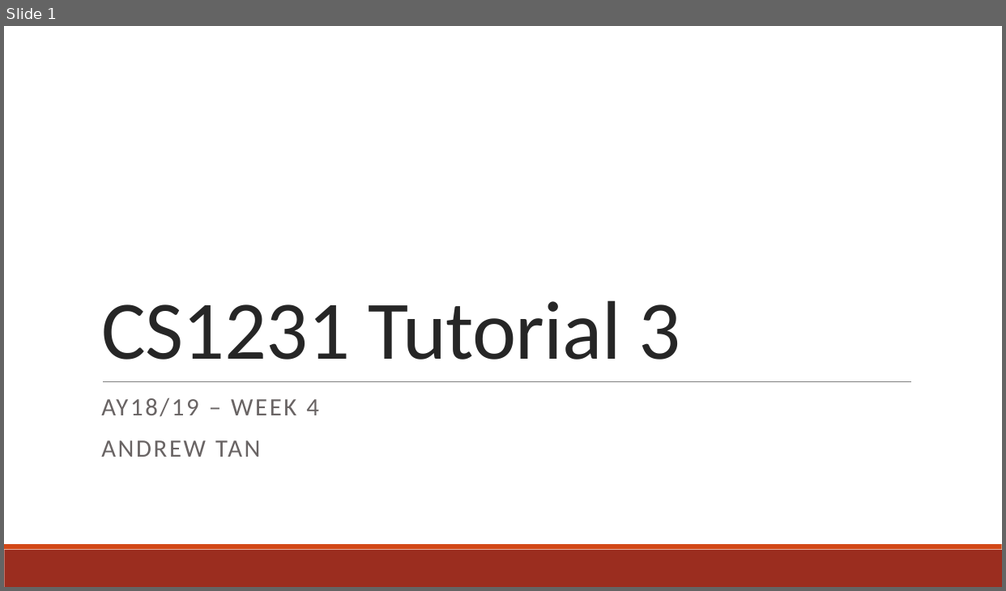
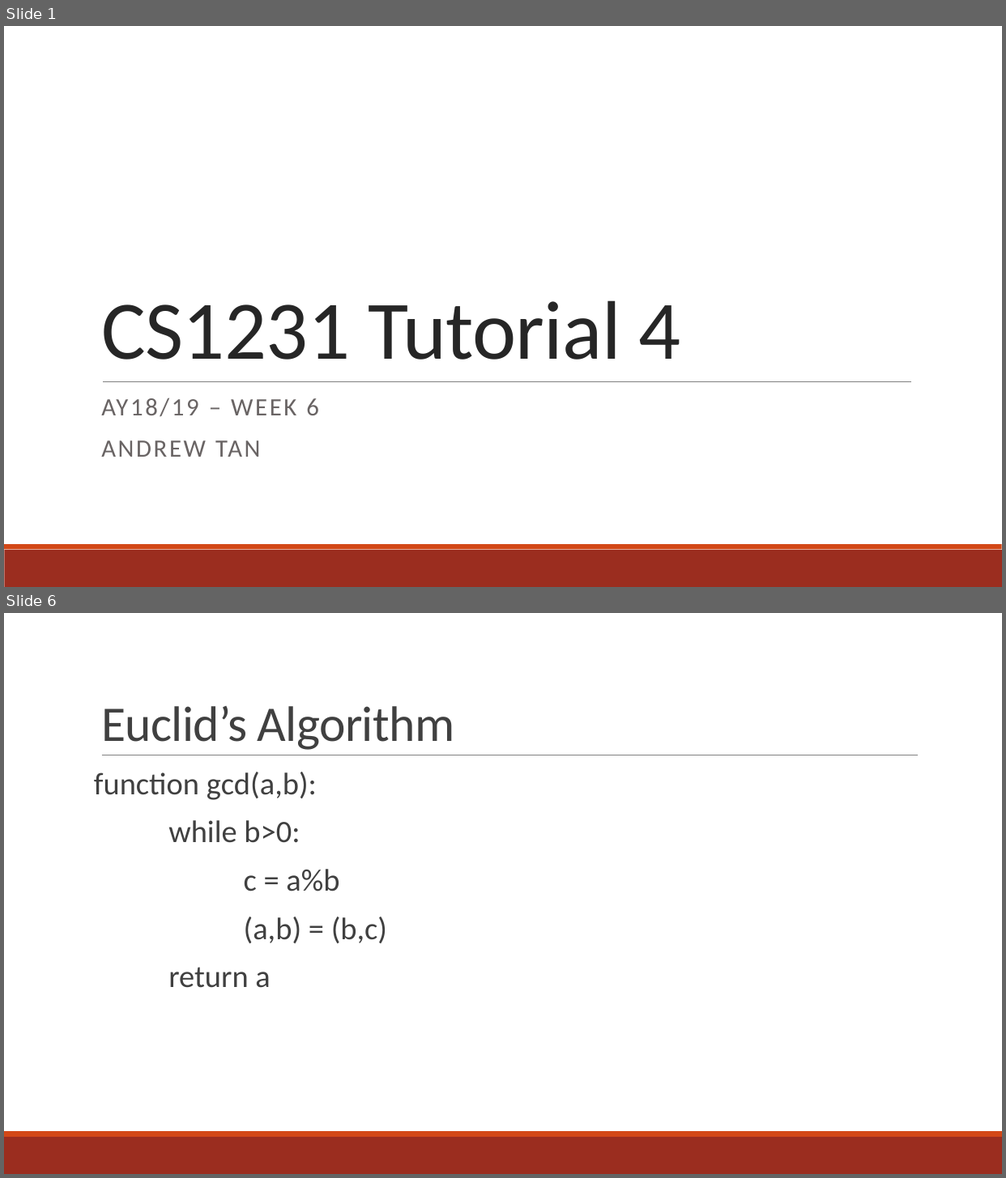
Before and after one commit to andrewtanJS/CS1231-AY18-19, a slide deck: Tutorial 4/Tutorial 4 - GCD and Modulo Arithmetic.pptx. Shown one above the other, each under a label of ours: slide 1 before the commit, slides 1 and 6 after it; the slides between them are not shown. The pictures are 1006x591 and 1006x1178 pixels, drawn with LibreOffice and Linux fonts; fonts in the diff are those of the drawing. Boxes give left, top, right and bottom in pixels: in the first picture for what was removed or moved away, otherwise in the second. Text is boxed around its words. In the diff, an @@ line names an element or a change of style, - is before the commit and + after.

Commit message:
Add Tutorial 4 slides

```diff
--- a/Tutorial 4/Tutorial 4 - GCD and Modulo Arithmetic.pptx
+++ b/Tutorial 4/Tutorial 4 - GCD and Modulo Arithmetic.pptx
@@ slide 6 added at box(4, 613, 1002, 1174), background #FFFFFF; not listed: 2 template elements that a slide beside it also shows @@
@@ title added at box(101, 706, 454, 750), 48 pt, text #404040 @@
+Euclid’s Algorithm
@@ line added from (102, 756) to (918, 756), #808080 0.5 pt @@
@@ text added at box(94, 772, 387, 988), 30 pt, text #404040 @@
+function gcd(a,b):
+while b>0:
+c = a%b
+(a,b) = (b,c)
+return a
@@ slide 1 changed as well @@
@@ title at box(101, 301, 681, 360): text changed @@
-CS1231 Tutorial 3
+CS1231 Tutorial 4
@@ subtitle at box(101, 398, 319, 417): text changed @@
-AY18/19 – WEEK 4
+AY18/19 – WEEK 6
```
Also in this commit, not shown: 9 other slides added, 7 slides removed, 1 other file.
